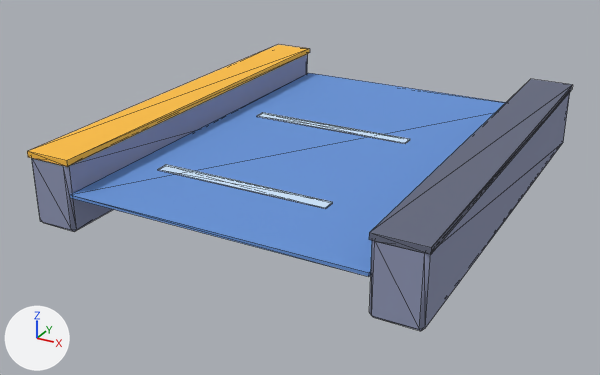
The glTF model game/assets/models/cyber_moon_mundo/canal_reto.glb as it was, and as the next commit left it.
The view is the same before and after, from a 50 mm camera at (3.2, -6.4, 2.73) aimed at (-0.17, -0.26, -0.34). The axes (+X, +Y, +Z) are drawn at lower left. The lights are the same throughout. The older version comes first. Mesh edges are drawn as thin lines. Vertices at exactly the same position are counted once.

The scene before the commit, as lines of its bpy script (objects in view):
```python
me_canal_reto = bpy.data.meshes.new('canal_reto')
me_canal_reto.from_pydata(...)  # 88 vertices, 148 faces; spans x -1.71..1.71, y -2.0..2.0, z -0.32..0.32
me_canal_reto.materials.append(mat_colormap)  # picture img_colormap
ob_canal_reto = bpy.data.objects.new('canal_reto', me_canal_reto)
ob_canal_reto.location = (0.0, 0.0, 0.0)
```
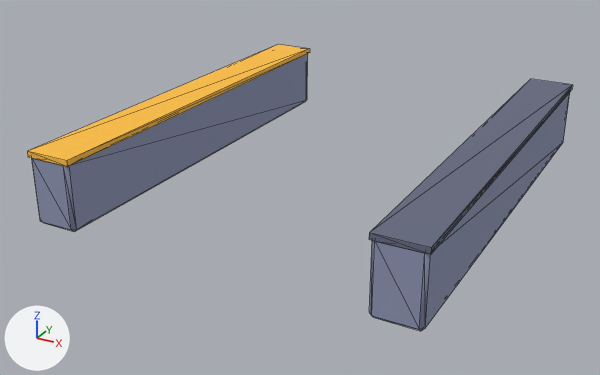
What the commit changed:
me_canal_reto is used by ob_canal_reto; location (0.0, 0.0, 0.0).
me_canal_reto had 88 vertices, 148 faces and spanned x -1.71..1.71, y -2.0..2.0, z -0.32..0.32.
me_canal_reto now has 64 vertices, 112 faces and spans x -1.71..1.71, y -2.0..2.0, z -0.32..0.32.
me_canal_reto part 1: the loose piece of 8 vertices spanning x -1.3..1.3, y -2.0..2.0, z 0.0..0.03 is deleted.
me_canal_reto part 2: the loose piece of 8 vertices spanning x -1.0..0.6, y -1.26..-1.14, z 0.03..0.04 is deleted.
me_canal_reto part 3: the loose piece of 8 vertices spanning x -1.0..0.6, y 0.34..0.46, z 0.03..0.04 is deleted.

Changed parts and their boxes [x1, y1, x2, y2] in the pictures (600 x 375 px):
part 1 of me_canal_reto, deleted (blue): before [70, 73, 506, 277]
part 2 of me_canal_reto, deleted (blue): before [158, 165, 333, 209]
part 3 of me_canal_reto, deleted (blue): before [257, 113, 410, 144]
